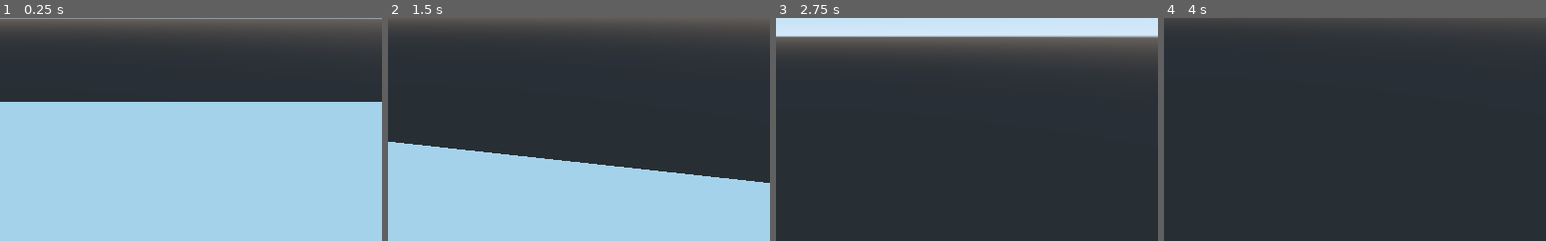
Above: before the commit, frames 1-4 (left to right).
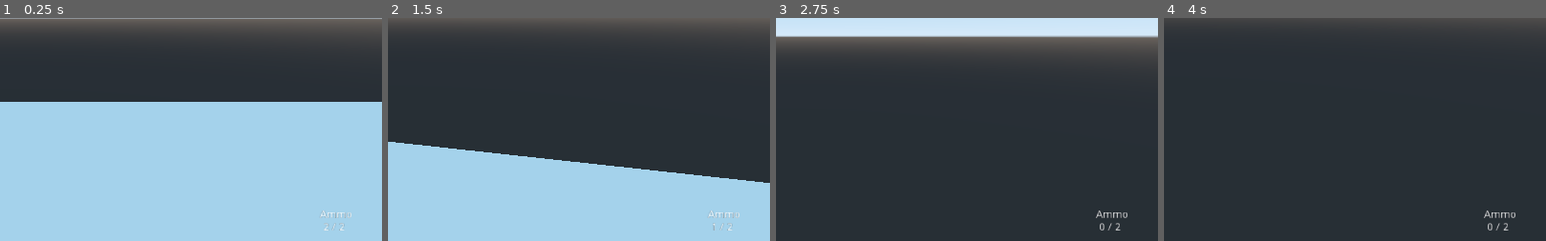
Above: after the commit, the same moments.

Repository: prodes13/curs_godot
Game: Godot game, scene res://World.tscn
Same seed, same stepped clock (60 frames per second), same inputs: the game is played once before the commit and once after it.
Inputs (mouse positions are % of the whole screen's width and height, from its top left):
- Up to frame 1 (0.25 s): no input
- Up to frame 2 (1.5 s): move the mouse to (55, 50) at 0.52 s; hold W (move_forward) from 0.53 s (still down); click (55, 50) at 0.6 s; tap Space (jump) at 0.77 s; move the mouse to (45, 50) at 1.27 s; click (45, 50) at 1.35 s
- Up to frame 3 (2.75 s): keep holding W (move_forward); tap Space (jump) at 1.52 s; tap Enter at 2 s; move the mouse to (52, 48) at 2.02 s; click (52, 48) at 2.1 s
- Up to frame 4 (4 s): keep holding W (move_forward); tap Space (jump) at 2.75, 3.02, 3.77 s; move the mouse to (49, 52) at 2.77 s; click (49, 52) at 2.85 s; tap Enter at 3.5 s; move the mouse to (57, 51) at 3.52 s; click (57, 51) at 3.6 s
The pictures show only the part of the screen within x 50-100%, y 50-100%; the shares and areas given below are measured in that part.

The runs differ from the first frame. In frame 1, 0.1% of the frame differs, in the area x 84-92%, y 86-96%; in frame 2, 0.1%; in frame 3, 0.2%, in the area x 83-92%, y 86-96%; in frame 4, 0.2%.

Commit message:
raycast fps system implemented

Diff:
--- a/FPSgame/Player/Player.gd
+++ b/FPSgame/Player/Player.gd
@@ -24,7 +24,7 @@
 			camera.rotate_x(deg2rad(-x_delta))
 			camera_x_rotation += x_delta
 
-func _process(delta):
+func _process(_delta):
 	if Input.is_action_just_pressed("ui_cancel"):
 		Input.set_mouse_mode(Input.MOUSE_MODE_VISIBLE)
 
@@ -50,5 +50,3 @@
 		velocity.y += jump_power
 
 	velocity = move_and_slide(velocity, Vector3.UP)
-
-#	https://www.youtube.com/watch?v=UV-bhtb3734&list=PLs1xoSUcO4GbKg2w3GcTPWqSt8Cq_j1p4&index=3&t=9s
--- a/FPSgame/Player/Player.tscn
+++ b/FPSgame/Player/Player.tscn
@@ -1,6 +1,7 @@
-[gd_scene load_steps=4 format=2]
+[gd_scene load_steps=5 format=2]
 
 [ext_resource path="res://Player/Player.gd" type="Script" id=1]
+[ext_resource path="res://Player/Shotgun.gd" type="Script" id=2]
 
 [sub_resource type="CapsuleShape" id=1]
 radius = 0.75
@@ -18,6 +19,10 @@
 
 [node name="Camera" type="Camera" parent="Head"]
 
+[node name="RayCast" type="RayCast" parent="Head/Camera"]
+enabled = true
+cast_to = Vector3( 0, 0, -100 )
+
 [node name="CollisionShape" type="CollisionShape" parent="."]
 transform = Transform( 1, 0, 0, 0, -1.62921e-07, -1, 0, 1, -1.62921e-07, 0, 0, 0 )
 shape = SubResource( 1 )
@@ -26,3 +31,8 @@
 transform = Transform( 1, 0, 0, 0, -1.62921e-07, -1, 0, 1, -1.62921e-07, 0, 0, 0 )
 mesh = SubResource( 2 )
 material/0 = null
+
+[node name="Weapon" type="Node" parent="."]
+script = ExtResource( 2 )
+fire_rate = 1.0
+clip_size = 2
--- /dev/null
+++ b/FPSgame/Player/Shotgun.gd
@@ -0,0 +1,6 @@
+extends Weapon
+
+export var fire_range = 10
+
+func _ready():
+	raycast.cast_to = Vector3(0, 0, -fire_range)
--- /dev/null
+++ b/FPSgame/Player/Weapon.gd
@@ -0,0 +1,49 @@
+extends Node
+
+class_name Weapon
+
+export var fire_rate = 0.5
+export var clip_size = 5
+export var reload_rate = 1
+
+onready var ammo_label = $"/root/World/UI/Label"
+onready var raycast = $"../Head/Camera/RayCast"
+
+var current_ammo = 0
+var can_fire = true
+#we need to keep track of reloading, otherwise we will have some awkward bugs
+var reloading = false
+
+func _ready():
+	current_ammo = clip_size
+
+func _process(_delta):
+	ammo_label.set_text("Ammo\n %d / %d" % [current_ammo, clip_size])
+	if Input.is_action_just_pressed("primary_fire") and can_fire:
+		if current_ammo > 0 and not reloading:
+			print("Fired weapon!")
+			can_fire = false
+			current_ammo -= 1
+			check_collision()
+			#time in seconds -> fire_rate
+			#timeout -> the applied method
+			yield(get_tree().create_timer(fire_rate), "timeout")
+
+			can_fire = true
+		elif not reloading:
+			print("Reload!")
+			reloading = true
+			yield(get_tree().create_timer(reload_rate), "timeout")
+			current_ammo = clip_size
+			reloading = false
+
+func check_collision():
+	if raycast.is_colliding():
+		var collider = raycast.get_collider()
+		if collider.is_in_group("Enemies"):
+			print("Hit Enemy")
+			collider.queue_free()
+			print("Killed " + collider.name)
+
+# https://www.youtube.com/watch?v=Y_2oiLjOx54
+# min 25
--- a/FPSgame/World.tscn
+++ b/FPSgame/World.tscn
@@ -1,12 +1,16 @@
-[gd_scene load_steps=4 format=2]
+[gd_scene load_steps=6 format=2]
 
 [ext_resource path="res://Player/Player.tscn" type="PackedScene" id=1]
 
-[sub_resource type="CubeMesh" id=3]
+[sub_resource type="CubeMesh" id=1]
 size = Vector3( 2, 1, 2 )
 
-[sub_resource type="ConvexPolygonShape" id=4]
+[sub_resource type="ConvexPolygonShape" id=2]
 points = PoolVector3Array( -0.985089, -0.5, -0.985089, -0.985089, -0.5, 0.985089, -0.954305, 0.5, -0.954305, -0.954305, 0.5, 0.954305, 0.954305, 0.5, -0.954305, 0.954305, 0.5, 0.954305, 0.985089, -0.5, -0.985089, 0.985089, -0.5, 0.985089 )
+
+[sub_resource type="SphereMesh" id=3]
+
+[sub_resource type="SphereShape" id=4]
 
 [node name="World" type="Spatial"]
 
@@ -14,10 +18,70 @@
 
 [node name="Ground" type="MeshInstance" parent="."]
 transform = Transform( 17.6627, 0, 0, 0, 1, 0, 0, 0, 13.8186, 0, -4.24144, 0 )
-mesh = SubResource( 3 )
+mesh = SubResource( 1 )
 material/0 = null
 
 [node name="StaticBody" type="StaticBody" parent="Ground"]
 
 [node name="CollisionShape" type="CollisionShape" parent="Ground/StaticBody"]
+shape = SubResource( 2 )
+
+[node name="Enemy" type="StaticBody" parent="." groups=[
+"Enemies",
+]]
+transform = Transform( 1, 0, 0, 0, 1, 0, 0, 0, 1, 0, 0, 5.12054 )
+
+[node name="MeshInstance" type="MeshInstance" parent="Enemy"]
+mesh = SubResource( 3 )
+material/0 = null
+
+[node name="CollisionShape" type="CollisionShape" parent="Enemy"]
 shape = SubResource( 4 )
+
+[node name="Enemy2" type="StaticBody" parent="." groups=[
+"Enemies",
+]]
+transform = Transform( 1, 0, 0, 0, 1, 0, 0, 0, 1, -8.69842, 0, 5.12054 )
+
+[node name="MeshInstance" type="MeshInstance" parent="Enemy2"]
+mesh = SubResource( 3 )
+material/0 = null
+
+[node name="CollisionShape" type="CollisionShape" parent="Enemy2"]
+shape = SubResource( 4 )
+
+[node name="Enemy3" type="StaticBody" parent="." groups=[
+"Enemies",
+]]
+transform = Transform( 1, 0, 0, 0, 1, 0, 0, 0, 1, 9.80931, 0, 10.1964 )
+
+[node name="MeshInstance" type="MeshInstance" parent="Enemy3"]
+mesh = SubResource( 3 )
+material/0 = null
+
+[node name="CollisionShape" type="CollisionShape" parent="Enemy3"]
+shape = SubResource( 4 )
+
+[node name="UI" type="Control" parent="."]
+anchor_right = 1.0
+anchor_bottom = 1.0
+margin_left = -1.05261
+margin_top = -1.05261
+margin_right = -1.05261
+margin_bottom = -1.05261
+__meta__ = {
+"_edit_use_anchors_": false
+}
+
+[node name="Label" type="Label" parent="UI"]
+anchor_left = 1.0
+anchor_top = 1.0
+anchor_right = 1.0
+anchor_bottom = 1.0
+margin_left = -82.0
+margin_top = -41.0
+text = "Ammo
+2/2"
+__meta__ = {
+"_edit_use_anchors_": false
+}
--- a/FPSgame/project.godot
+++ b/FPSgame/project.godot
@@ -8,9 +8,14 @@
 
 config_version=4
 
-_global_script_classes=[  ]
+_global_script_classes=[ {
+"base": "Node",
+"class": "Weapon",
+"language": "GDScript",
+"path": "res://Player/Weapon.gd"
+} ]
 _global_script_class_icons={
-
+"Weapon": ""
 }
 
 [application]
@@ -21,6 +26,51 @@
 
 [input]
 
+ui_cancel={
+"deadzone": 0.5,
+"events": [ Object(InputEventKey,"resource_local_to_scene":false,"resource_name":"","device":0,"alt":false,"shift":false,"control":false,"meta":false,"command":false,"pressed":false,"scancode":16777217,"unicode":0,"echo":false,"script":null)
+ ]
+}
+ui_focus_next={
+"deadzone": 0.5,
+"events": [  ]
+}
+ui_focus_prev={
+"deadzone": 0.5,
+"events": [  ]
+}
+ui_left={
+"deadzone": 0.5,
+"events": [  ]
+}
+ui_right={
+"deadzone": 0.5,
+"events": [  ]
+}
+ui_up={
+"deadzone": 0.5,
+"events": [  ]
+}
+ui_down={
+"deadzone": 0.5,
+"events": [  ]
+}
+ui_page_up={
+"deadzone": 0.5,
+"events": [  ]
+}
+ui_page_down={
+"deadzone": 0.5,
+"events": [  ]
+}
+ui_home={
+"deadzone": 0.5,
+"events": [  ]
+}
+ui_end={
+"deadzone": 0.5,
+"events": [  ]
+}
 move_forward={
 "deadzone": 0.5,
 "events": [ Object(InputEventKey,"resource_local_to_scene":false,"resource_name":"","device":0,"alt":false,"shift":false,"control":false,"meta":false,"command":false,"pressed":false,"scancode":87,"unicode":0,"echo":false,"script":null)
@@ -46,6 +96,16 @@
 "events": [ Object(InputEventKey,"resource_local_to_scene":false,"resource_name":"","device":0,"alt":false,"shift":false,"control":false,"meta":false,"command":false,"pressed":false,"scancode":32,"unicode":0,"echo":false,"script":null)
  ]
 }
+primary_fire={
+"deadzone": 0.5,
+"events": [ Object(InputEventMouseButton,"resource_local_to_scene":false,"resource_name":"","device":0,"alt":false,"shift":false,"control":false,"meta":false,"command":false,"button_mask":0,"position":Vector2( 0, 0 ),"global_position":Vector2( 0, 0 ),"factor":1.0,"button_index":1,"pressed":false,"doubleclick":false,"script":null)
+ ]
+}
+reload={
+"deadzone": 0.5,
+"events": [ Object(InputEventKey,"resource_local_to_scene":false,"resource_name":"","device":0,"alt":false,"shift":false,"control":false,"meta":false,"command":false,"pressed":false,"scancode":82,"unicode":0,"echo":false,"script":null)
+ ]
+}
 
 [rendering]
 
